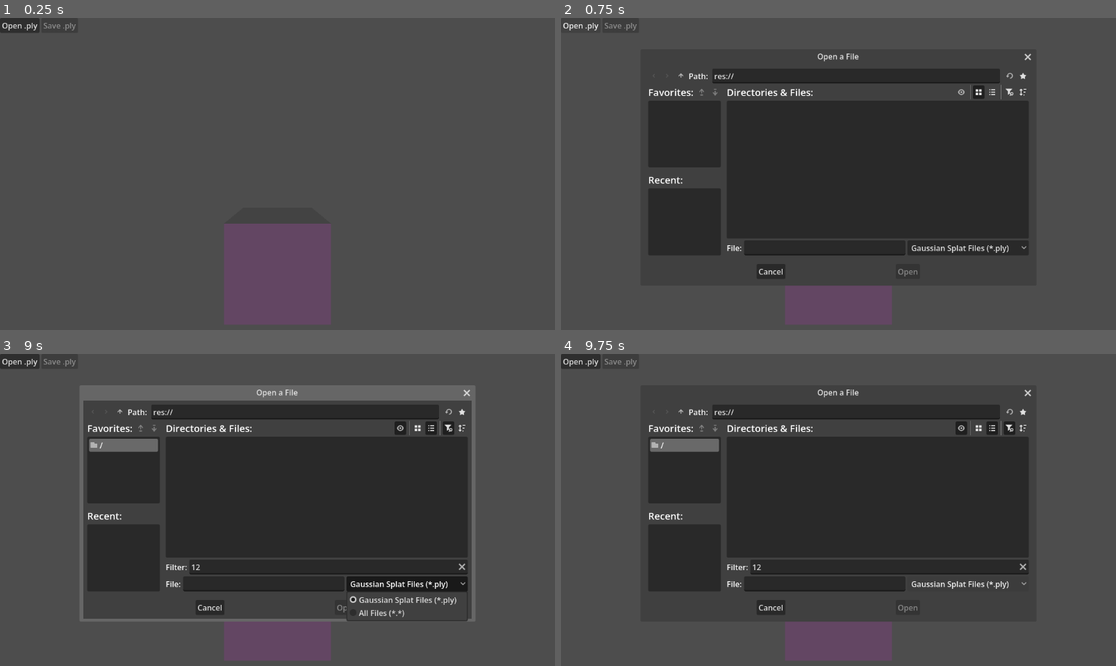
Above: before the commit, frames 1-4 (two rows, left to right).
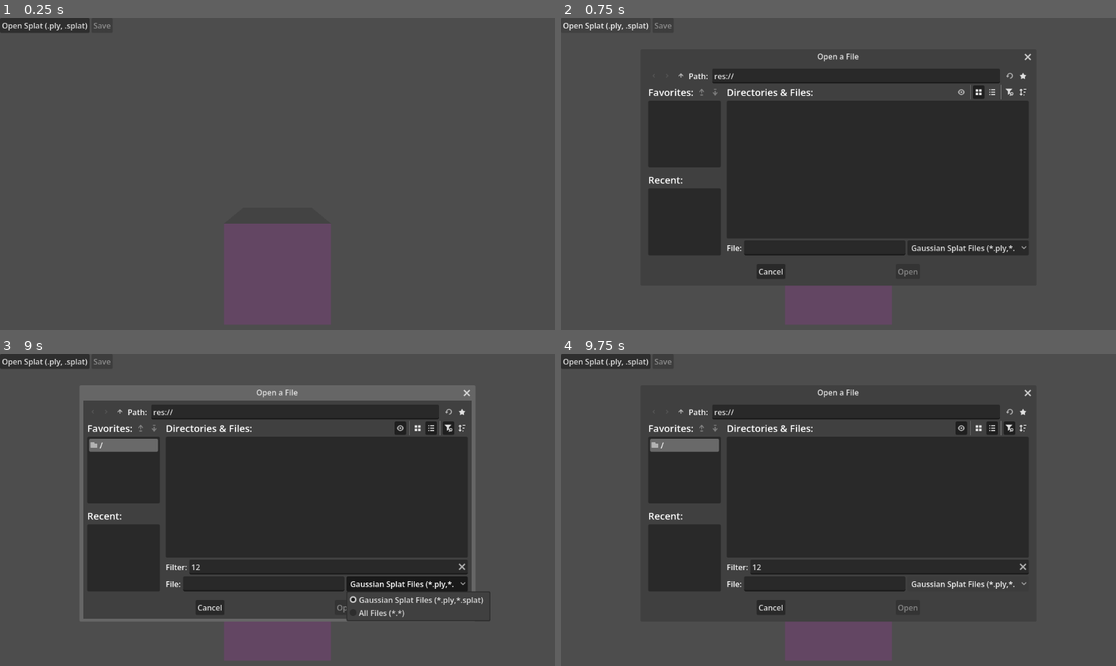
Above: after the commit, the same moments.

Repository: AurelienBesnier/SplatClean
Game: Godot game, scene res://control.tscn
Two runs of this game, one before a commit and one after it. Both use one fixed random seed, a clock stepped at 60 frames per second and the inputs below.
Inputs (mouse positions are in pixels of both pictures, inside the frame that each line leads up to):
- Up to frame 1 (0.25 s): no input
- Up to frame 2 (0.75 s): click "Open .ply" (after the commit: "Open Splat (.ply, .splat)") at 0.5 s
- Up to frame 3 (9 s): click (266, 584) at 1.27 s; type "12" at 1.35 s; click (122, 413) at 2 s; click (122, 413) at 2.75 s; click (449, 413) at 3.5 s; click (460, 413) at 4.25 s; click (399, 428) at 5 s; click (416, 428) at 5.77 s; click (432, 428) at 6.52 s; click (449, 428) at 7.25 s; click (327, 566) at 8.02 s; type "12" at 8.1 s; click (405, 584) at 8.75 s, where only the run before the commit has a clickable "Gaussian Splat Files (*.ply)"
- Up to frame 4 (9.75 s): click (966, 584) at 9.5 s, where only the run after the commit has a clickable "Gaussian Splat Files (*.ply,*…"

The runs differ from the first frame. In frame 1, 0.2% of the frame differs, in the area x 4-20%, y 0-5%; in frame 2, 0.2%; in frame 3, 0.4%, in the area x 4-89%, y 0-86%; in frame 4, 0.2%.

Commit message:
Updating .splat colors

Diff:
--- a/control.tscn
+++ b/control.tscn
@@ -10,8 +10,8 @@
 material = SubResource("StandardMaterial3D_0fbet")
 radius = 0.02
 height = 0.04
-radial_segments = 8
-rings = 8
+radial_segments = 7
+rings = 7
 
 [sub_resource type="MultiMesh" id="MultiMesh_0fbet"]
 transform_format = 1
@@ -41,12 +41,12 @@
 
 [node name="OpenButton" type="Button" parent="VBoxContainer/Top menu" unique_id=342427875]
 layout_mode = 2
-text = "Open .ply"
+text = "Open Splat (.ply, .splat)"
 
 [node name="SaveButton" type="Button" parent="VBoxContainer/Top menu" unique_id=120952810]
 layout_mode = 2
 disabled = true
-text = "Save .ply"
+text = "Save"
 
 [node name="SubViewportContainer" type="SubViewportContainer" parent="VBoxContainer" unique_id=1999908508]
 layout_mode = 2
@@ -75,4 +75,4 @@
 [node name="OpenFileDialog" type="FileDialog" parent="." unique_id=245247398]
 title = "Open a File"
 file_mode = 0
-filters = PackedStringArray("*.ply ; Gaussian Splat Files")
+filters = PackedStringArray("*.ply,*.splat; Gaussian Splat Files")
--- a/file_io.gd
+++ b/file_io.gd
@@ -68,9 +68,10 @@
 		var scale_z = file.get_float()
 
 		file.seek(splat_start_pos + color_offset)
-		var r = file.get_8()
-		var g = file.get_8()
-		var b = file.get_8()
+		var r = file.get_8() / 255.0
+		var g = file.get_8() / 255.0
+		var b = file.get_8() / 255.0
+		print(r," ",g," ",b)
 
 		file.seek(splat_start_pos + rotation_offset)
 		var rot_x = file.get_8()
--- a/project.godot
+++ b/project.godot
@@ -7,6 +7,10 @@
 ;   param=value ; assign values to parameters
 
 config_version=5
+
+[animation]
+
+compatibility/default_parent_skeleton_in_mesh_instance_3d=true
 
 [application]
 
